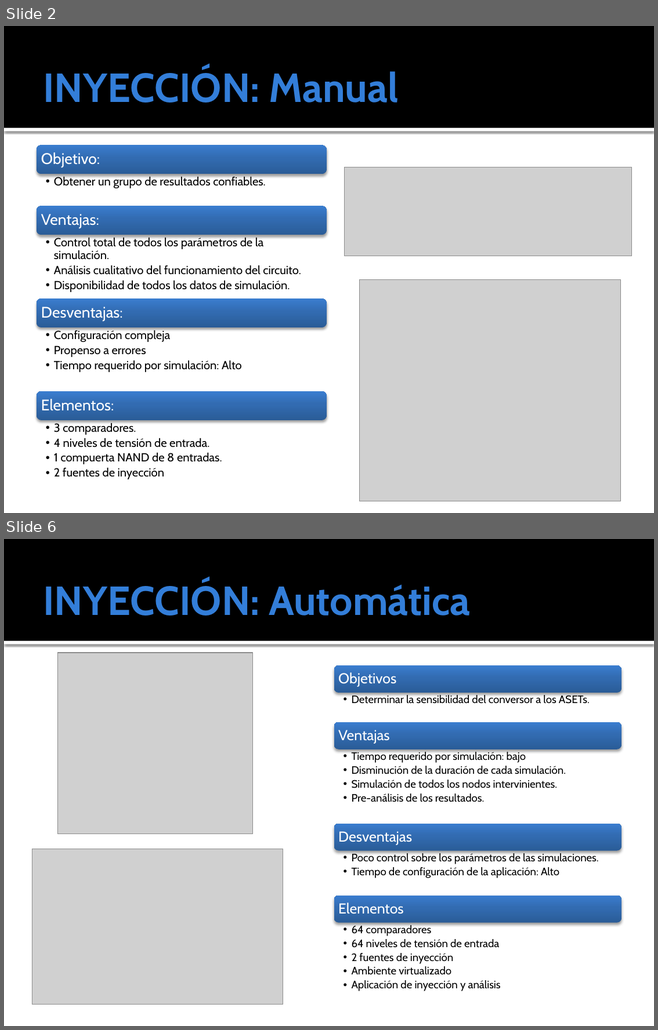
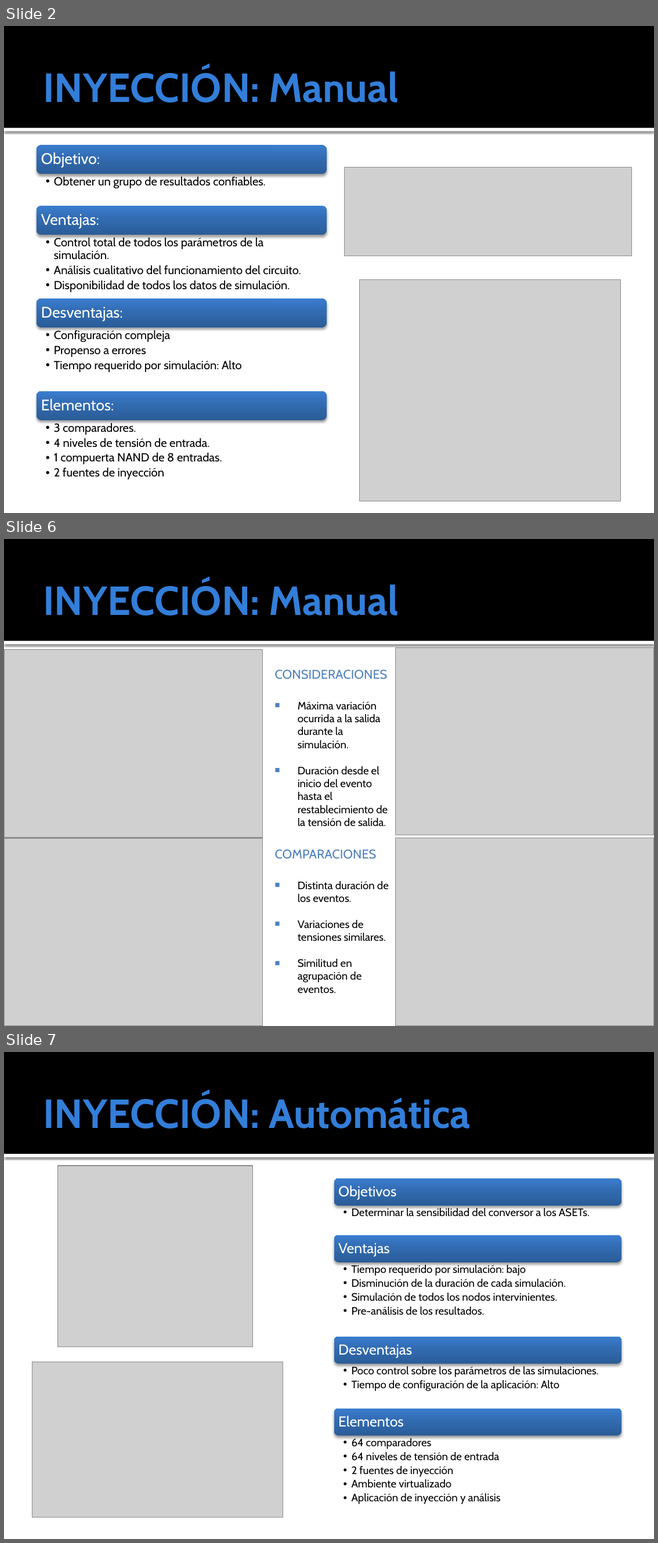
Before and after one commit to ginotkj/fiocs, a slide deck: Documentation/Documentacion/PRESENTACION_FACU.pptx. Shown one above the other, each under a label of ours: slides 2 and 6 before the commit, slides 2, 6 and 7 after it; the slides between them are not shown. The pictures are 658x1030 and 658x1543 pixels, drawn with LibreOffice and Linux fonts; fonts in the diff are those of the drawing; grey boxes stand for pictures. Boxes give left, top, right and bottom in pixels: in the first picture for what was removed or moved away, otherwise in the second. Text is boxed around its words. In the diff, an @@ line names an element or a change of style, - is before the commit and + after.

```diff
--- a/Documentation/Documentacion/PRESENTACION_FACU.pptx
+++ b/Documentation/Documentacion/PRESENTACION_FACU.pptx
@@ slide 6 added at [4, 539, 654, 1026], background #FFFFFF; not listed: 2 template elements that a slide beside it also shows @@
@@ title added at [43, 581, 398, 616], 45 pt, text #337ED9, bold @@
+INYECCIÓN: Manual
@@ picture added at [4, 649, 263, 838] @@
@@ picture added at [395, 647, 654, 835] @@
@@ text added at [275, 669, 389, 994], 12 pt, text #000000 @@
+CONSIDERACIONES
+■ Máxima variación ocurrida a la salida durante la simulación.
+■ Duración desde el inicio del evento hasta el restablecimiento de la tensión de salida.
+COMPARACIONES
+■ Distinta duración de los eventos.
+■ Variaciones de tensiones similares.
+■ Similitud en agrupación de eventos.
@@ picture added at [4, 838, 263, 1026] @@
@@ picture added at [395, 838, 654, 1026] @@
@@ what was slide 6 is now slide 7 @@
```
Also in this commit, not shown: 2 slides changed, 1 other slide added, 1 slide removed.
